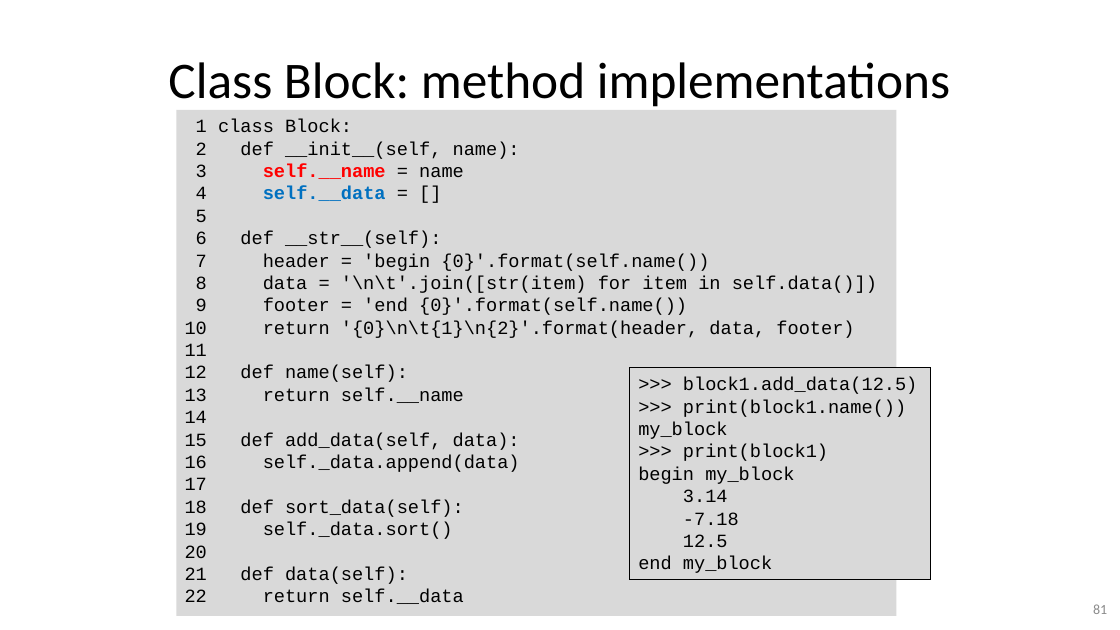
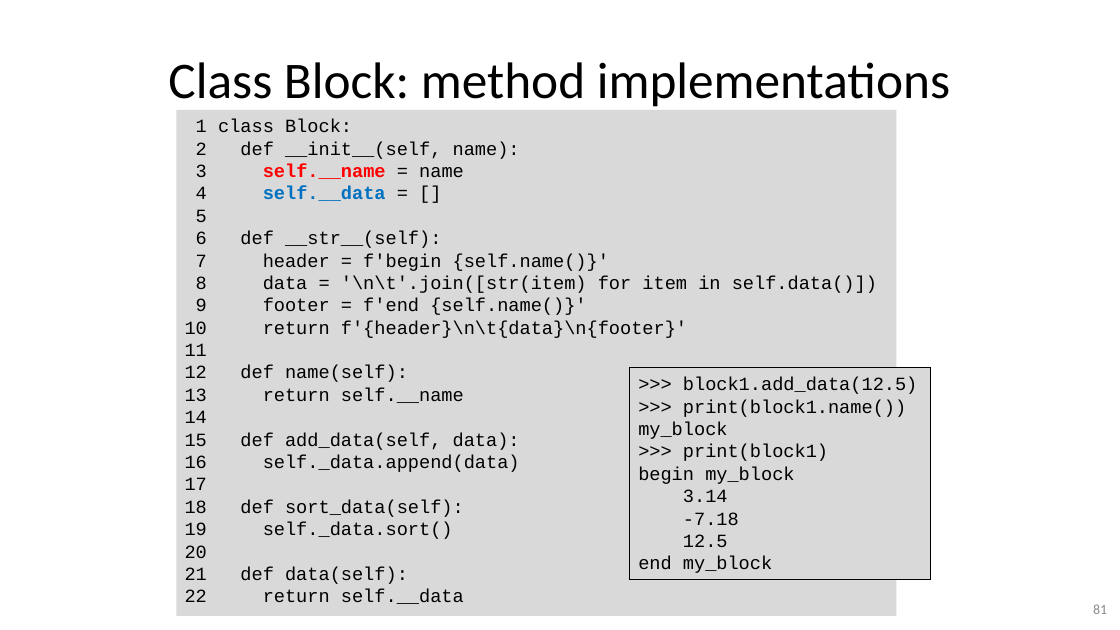
Before and after one commit to gjbex/Python-software-engineering, a slide deck: slide 81 of python_software_engineering.pptx. Drawn at 1120x630 pixels with LibreOffice and Linux fonts; fonts in the diff are those of the drawing. Boxes give left, top, right and bottom in pixels: in the first picture for what was removed or moved away, otherwise in the second. Text is boxed around its words. In the diff, an @@ line names an element or a change of style, - is before the commit and + after.

Commit message:
Fix typos

```diff
--- a/python_software_engineering.pptx
+++ b/python_software_engineering.pptx
@@ text in rectangle at (196, 254, 609, 271): text changed @@
-7 header = 'begin {0}'.format(self.name())
+7 header = f'begin {self.name()}'
@@ text in rectangle at (185, 298, 687, 338): text changed @@
-9 footer = 'end {0}'.format(self.name())
-10 return '{0}\n\t{1}\n{2}'.format(header, data, footer)
+9 footer = f'end {self.name()}'
+10 return f'{header}\n\t{data}\n{footer}'
```
Also in this commit, not shown: 9 other slides changed, 2 slides removed.
